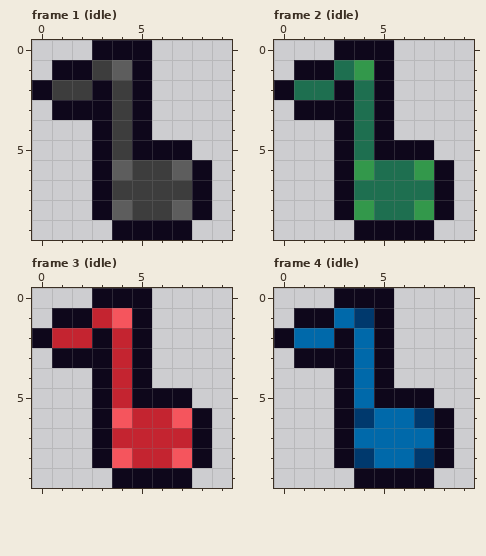
File history of a pixel-art file, core/assets/ase/note.ase. The picture above is the old version.
10x10 pixels, 4 frames. Shown: frame 1 (idle), frame 2 (idle), frame 3 (idle), frame 4 (idle).
After the commit:
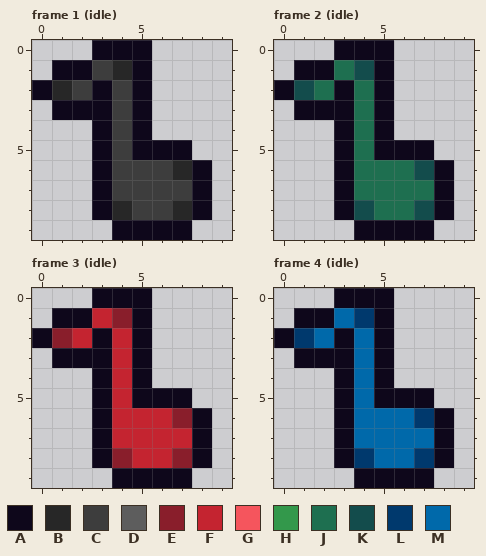
Palette (. is transparent): A #0e071b  B #272727  C #3d3d3d  D #5d5d5d  E #891e2b  F #c42430  G #f5555d  H #33984b  J #1e6f50  K #134c4c  L #00396d  M #0069aa
What changed:
Changed rows in their new state; - is an unchanged pixel.
Frame 1 (idle):
first column x 1:
 1 ---B
 2 B---
first column x 4:
 6 C--B
 8 B--B
Frame 2 (idle):
first column x 1:
 1 ---K
 2 K---
first column x 4:
 6 J--K
 8 K--K
Frame 3 (idle):
first column x 1:
 1 ---E
 2 E---
first column x 4:
 6 F--E
 8 E--E
Frame 4 (idle):
first column x 1:
 2 L
first column x 4:
 6 M
Where, in picture pixels (left, top, right, bottom), the same in both pictures:
changed: (52, 60, 132, 100)
changed: (112, 160, 192, 220)
changed: (294, 60, 374, 100)
changed: (354, 160, 434, 220)
changed: (52, 308, 132, 348)
changed: (112, 408, 192, 468)
changed: (294, 328, 314, 348)
changed: (354, 408, 374, 428)
